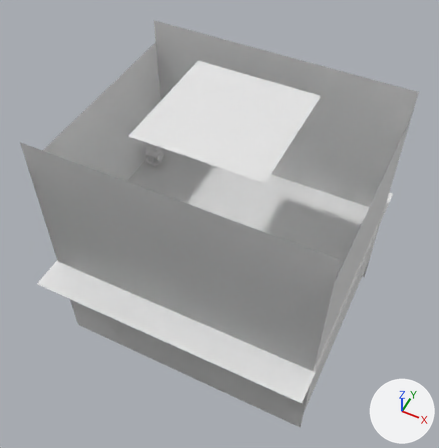
A saved change to the Blender file 04-Shots/Scene_5_Shot_2.blend.
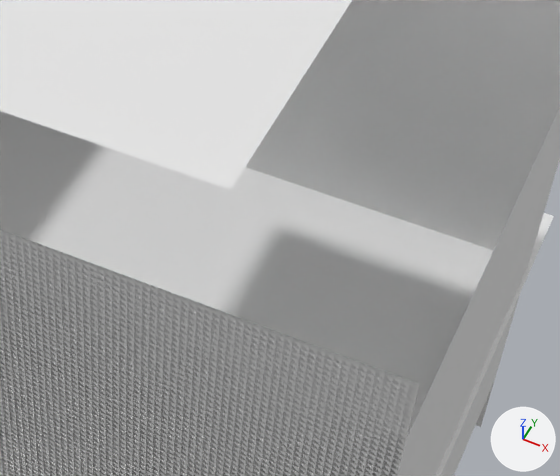
There are two pictures of each version: one whole from a 50 mm camera at (38.8, -81.1, 104.5) aimed at (-1.4, -0.9, 4.2), one close up on the part from 40% to 90% of the width and 24% to 66% of the height. The axes (+X, +Y, +Z) are drawn at lower right. The lights are the same throughout. Materials are left out; every surface is plain grey.

Objects in the first close-up: 'Halle.001'.
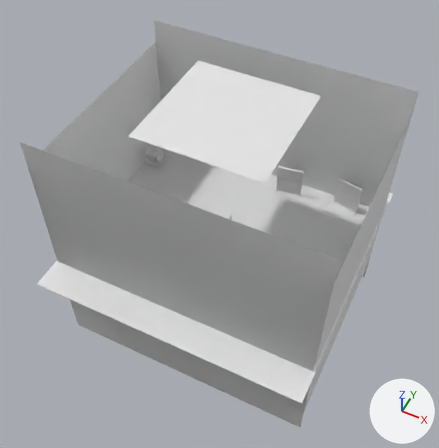
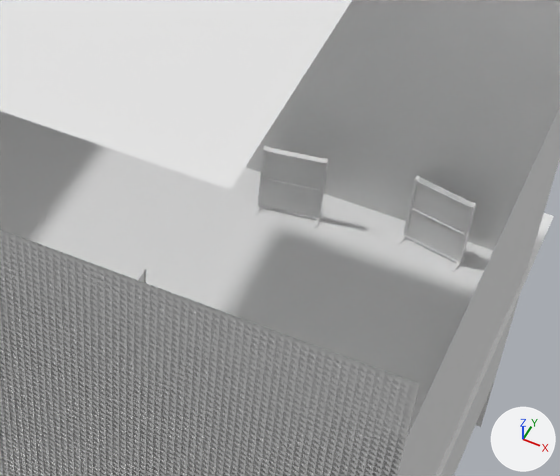
The change, as a diff of the scene's bpy script:
```diff
--- a/04-Shots/Scene_5_Shot_2.blend.py
+++ b/04-Shots/Scene_5_Shot_2.blend.py
@@ me_cube_003 @@
+me_cube_003.from_pydata(...)  # 28 vertices, 23 faces; spans x -1.57..1.78, y -0.91..0.91, z -0.96..-0.91
@@ me_cube_002_1 @@
+me_cube_002_1.from_pydata(...)  # 44 vertices, 38 faces; spans x -1.6..1.75, y -0.91..0.91, z 0.91..0.98
@@ col_trennwand_001 @@
+col_trennwand_001 = bpy.data.collections.new('Trennwand.001')
+col_trennwand_001.objects.link(ob_cube)
+col_trennwand_001.objects.link(ob_cube_001)
+col_trennwand_001.objects.link(ob_cube_002)
+col_trennwand_001.objects.link(ob_cube_003)
+col_trennwand_001.objects.link(ob_cube_004)
@@ ob_cube_001 @@
 ob_cube_001 = bpy.data.objects.new('Cube.001', me_cube_002)
-ob_cube_001.location = (-0.31, -0.02, 2.25)
-ob_cube_001.scale = (0.197, 0.68, 0.317)
+ob_cube_001.location = (0.0, 0.0, 2.64)
+ob_cube_001.scale = (0.124, 2.09, 2.64)
@@ ob_cube @@
 ob_cube = bpy.data.objects.new('Cube', me_cube_001)
-ob_cube.location = (-0.31, -0.02, 2.25)
-ob_cube.scale = (0.197, 0.68, 0.317)
+ob_cube.location = (0.0, 0.0, 2.64)
+ob_cube.scale = (0.124, 2.09, 2.64)
@@ ob_trennwand_003 @@
+ob_trennwand_003 = bpy.data.objects.new('Trennwand.003', None)
+ob_trennwand_003.location = (21.04, 20.6, 0.0)
+ob_trennwand_003.rotation_euler = (0.0, 0.0, 1.384)  # degrees (0, 0, 79)
+ob_trennwand_003.scale = (1.44, 1.44, 1.44)
+ob_trennwand_003.show_instancer_for_render = False
+ob_trennwand_003.instance_type = 'COLLECTION'
+ob_trennwand_003.instance_collection = col_trennwand_001
@@ ob_cube_003 @@
+ob_cube_003 = bpy.data.objects.new('Cube.003', me_cube_003)
+ob_cube_003.location = (0.0, 0.0, 2.64)
+ob_cube_003.scale = (0.124, 2.09, 2.64)
@@ ob_cube_004 @@
+ob_cube_004 = bpy.data.objects.new('Cube.004', me_cube_003.copy())
+ob_cube_004.location = (0.0, 0.0, 5.19)
+ob_cube_004.scale = (0.124, 2.09, 2.64)
@@ ob_cube_002 @@
+ob_cube_002 = bpy.data.objects.new('Cube.002', me_cube_002_1)
+ob_cube_002.location = (0.0, 0.0, 2.64)
+ob_cube_002.scale = (0.124, 2.09, 2.64)
@@ ob_trennwand_002 @@
+ob_trennwand_002 = bpy.data.objects.new('Trennwand.002', None)
+ob_trennwand_002.location = (7.19, 19.14, 0.0)
+ob_trennwand_002.rotation_euler = (0.0, 0.0, -1.409)  # degrees (0, 0, -81)
+ob_trennwand_002.scale = (1.44, 1.44, 1.44)
+ob_trennwand_002.show_instancer_for_render = False
+ob_trennwand_002.instance_type = 'COLLECTION'
+ob_trennwand_002.instance_collection = col_trennwand_001
```

What differs and where, as boxes [x1, y1, x2, y2] in the close-ups (560 x 476 px):
'Trennwand.003', added: after [398, 175, 476, 272]
'Trennwand.002', added: after [255, 145, 328, 228]
'Cube.002', added: after [134, 269, 145, 280]
'Cube', now drawn: after [139, 274, 144, 282]
